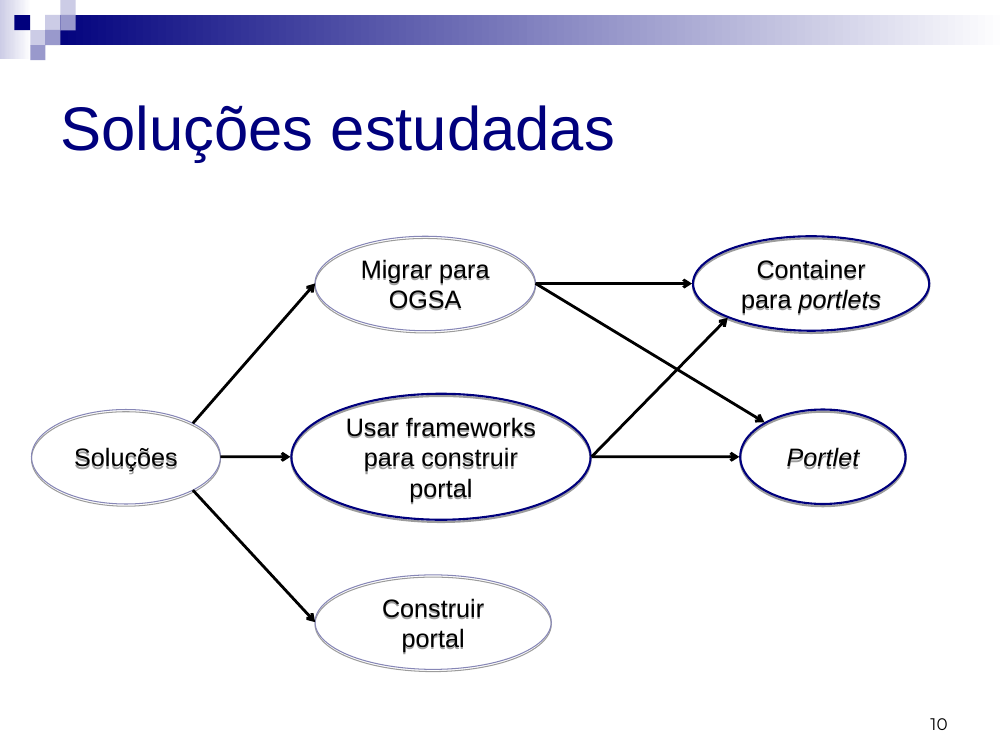
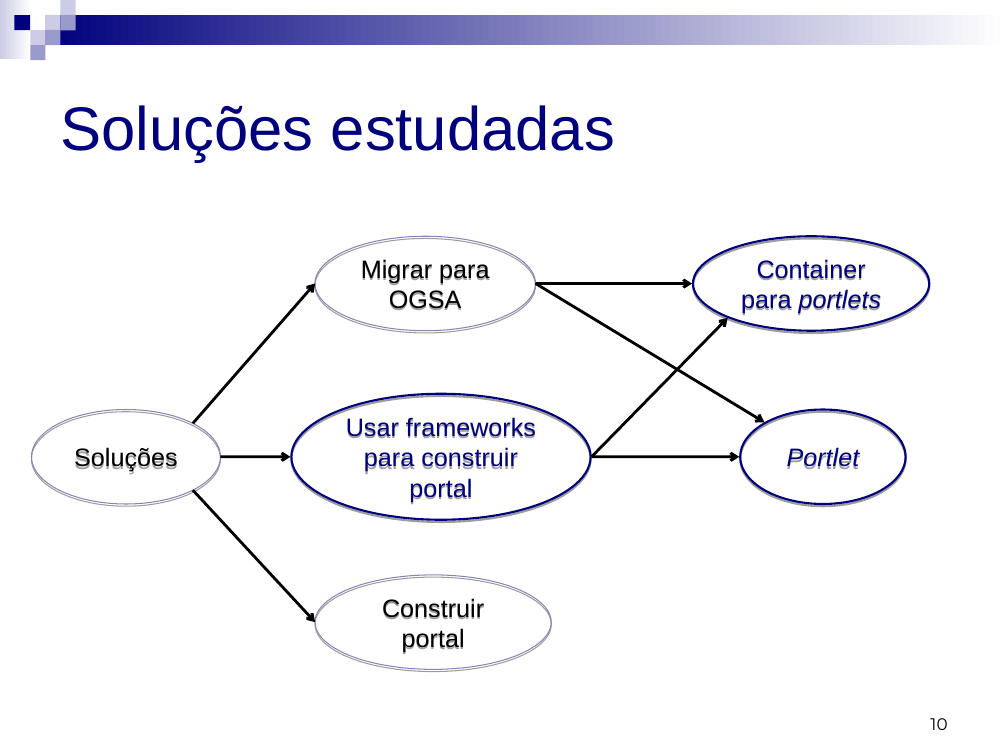
Before and after one commit to micheldavid/tcc-michel, a slide deck: slide 10 of Apresentação/Michel David da Costa - Apresentação.ppt. Drawn at 1008x756 pixels with LibreOffice and Linux fonts; fonts in the diff are those of the drawing. Boxes give left, top, right and bottom in pixels: in the first picture for what was removed or moved away, otherwise in the second. Text is boxed around its words. In the diff, an @@ line names an element or a change of style, - is before the commit and + after.

Commit message:
revisada -- ainda falta o grafico do portal / container / portlets

```diff
--- a/Apresentação/Michel David da Costa - Apresentação.ppt
+++ b/Apresentação/Michel David da Costa - Apresentação.ppt
@@ text colour #000000 to #00007D in 3 elements at box(291, 394, 591, 520), box(694, 236, 929, 331), box(740, 409, 905, 504) @@
```
Also in this commit, not shown: 3 other slides changed.
